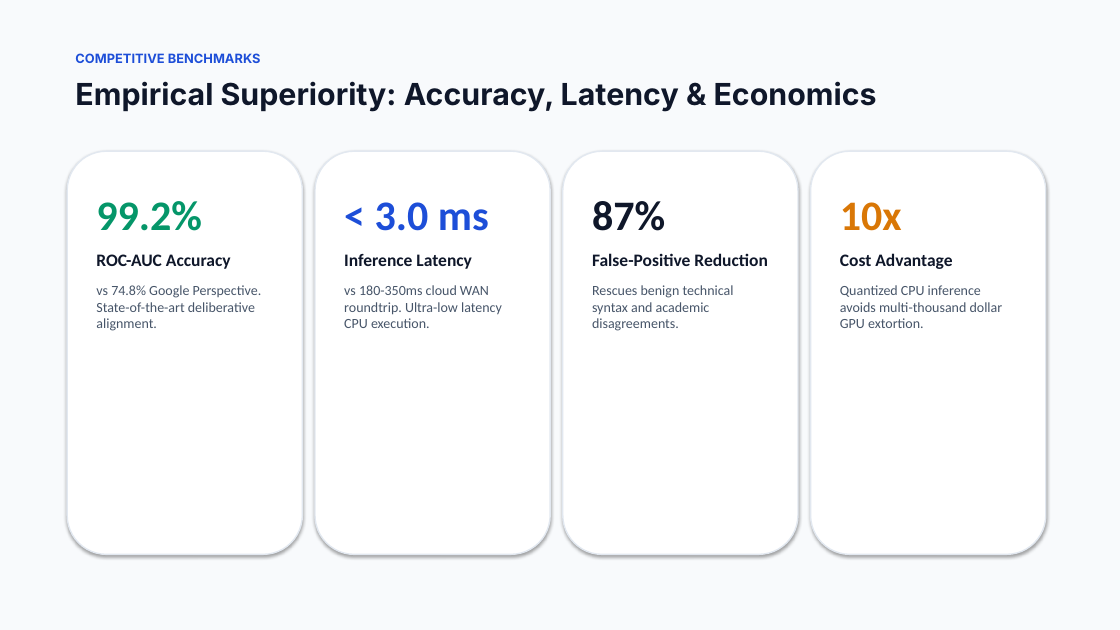
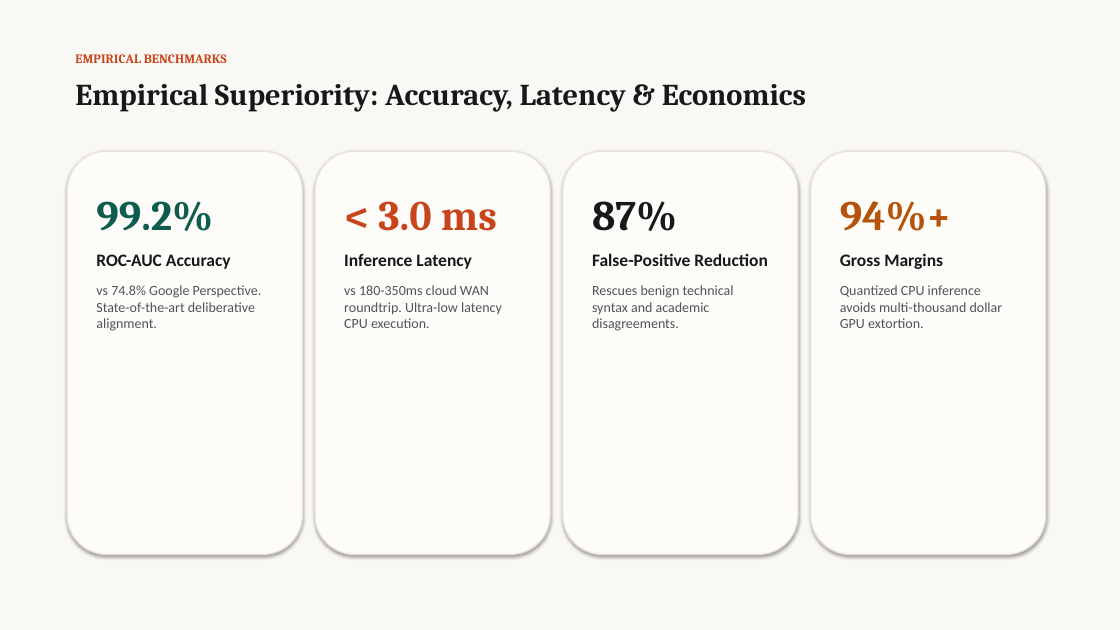
Before and after one commit to bhaskarpandey2708/beyond-likes, a slide deck: slide 7 of brand/Normative_Intelligence_Pitch_Deck.pptx. Drawn at 1120x630 pixels with LibreOffice and Linux fonts; fonts in the diff are those of the drawing. Boxes give left, top, right and bottom in pixels: in the first picture for what was removed or moved away, otherwise in the second. Text is boxed around its words. In the diff, an @@ line names an element or a change of style, - is before the commit and + after.

Commit message:
Refactor Pitch Deck and Docs Studio to Warm Terracotta and Linen Editorial design system

```diff
--- a/brand/Normative_Intelligence_Pitch_Deck.pptx
+++ b/brand/Normative_Intelligence_Pitch_Deck.pptx
@@ rectangle at [0,0,1120,630]: fill #F8FAFC to #FAF8F5 @@
@@ text at [75,54,227,63]: text changed; font Inter to Cambria; text colour #1D4ED8 to #C8441B @@
-COMPETITIVE BENCHMARKS
+EMPIRICAL BENCHMARKS
@@ text "Empirical Superiority: Accuracy, Latency & ..." at [75,84,806,112]: font Inter to Cambria, text colour #0F172A to #18181B @@
@@ fill #FFFFFF to #FDFCF9; outline #E2E8F0 1.2 pt to #E8E3D8 1.2 pt in 4 elements at [315,151,550,555], [563,151,798,555], [811,151,1046,555], [67,151,302,555] @@
@@ text "99.2%" at [96,201,262,331]: font Calibri to Cambria, text colour #059669 to #0D5C4E in "99.2%"; text colour #0F172A to #18181B in "ROC-AUC Accuracy"; text colour #475569 to #52525B in "vs 74.8% Google Perspective. State-of-the-art deliberative a ..." @@
@@ text "< 3.0 ms" at [344,201,502,328]: font Calibri to Cambria, text colour #1D4ED8 to #C8441B in "< 3.0 ms"; text colour #0F172A to #18181B in "Inference Latency"; text colour #475569 to #52525B in "vs 180-350ms cloud WAN roundtrip. Ultra-low latency ..." @@
@@ text "87%" at [592,201,767,331]: font Calibri to Cambria in "87%"; text colour #0F172A to #18181B in "87%", "False-Positive Reduction"; text colour #475569 to #52525B in "Rescues benign technical syntax and academic disagreements." @@
@@ text at [840,201,952,269]: text changed; text colour #0F172A to #18181B @@
-10x
-Cost Advantage
+94%+
+Gross Margins
```
Also in this commit, not shown: 11 other slides changed, 5 other files.
